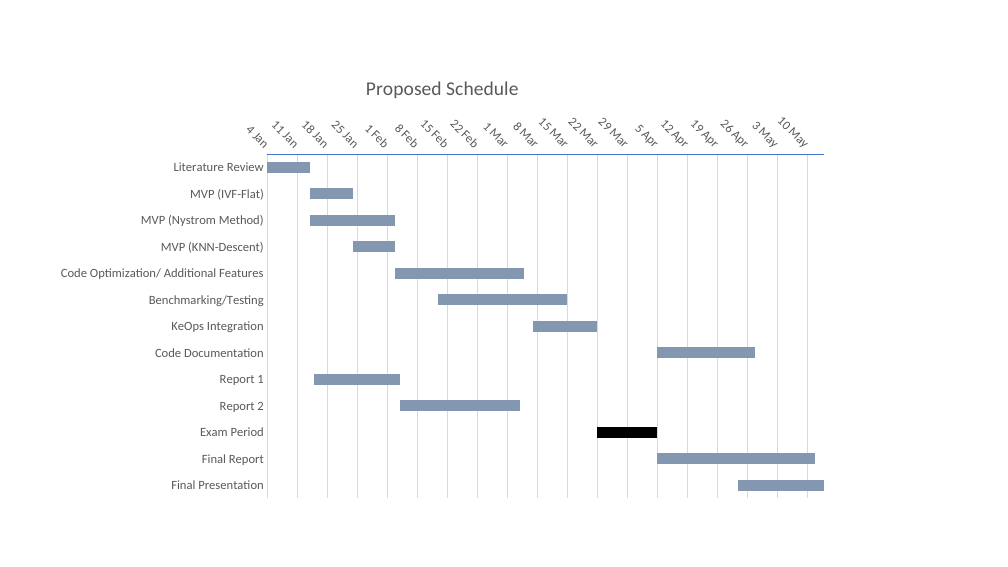
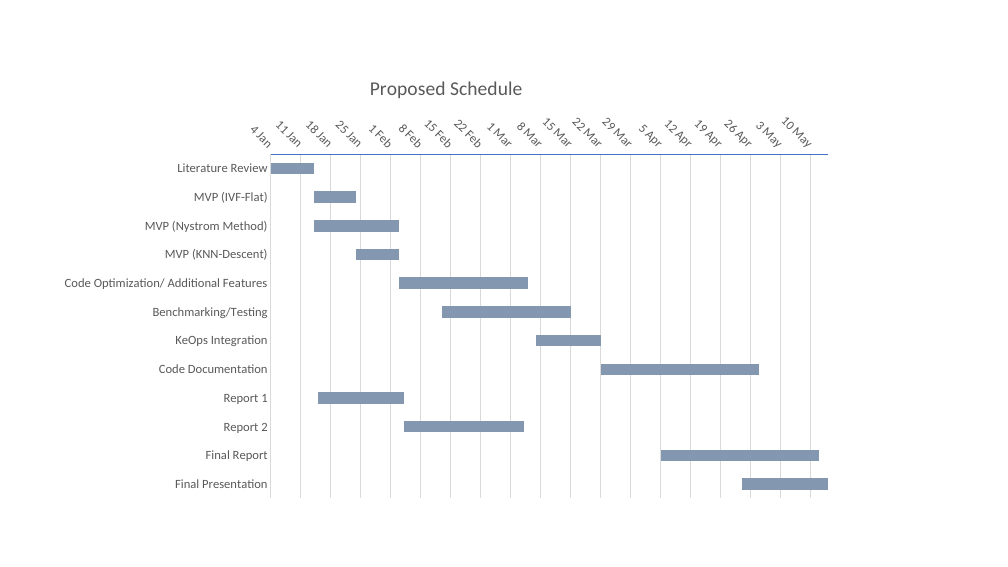
Before and after one commit to huddyyeo/keops_project, a slide deck: slide 1 of Report 1/Schedule.pptx. Drawn at 1008x567 pixels with LibreOffice and Linux fonts; fonts in the diff are those of the drawing. Boxes give left, top, right and bottom in pixels: in the first picture for what was removed or moved away, otherwise in the second. Text is boxed around its words. In the diff, an @@ line names an element or a change of style, - is before the commit and + after.

```diff
--- a/Report 1/Schedule.pptx
+++ b/Report 1/Schedule.pptx
@@ bar stacked chart at (x1=49, y1=60, x2=845, y2=508) @@
-categories: Literature Review, MVP (IVF-Flat), MVP (Nystrom Method), MVP (KNN-Descent), Code Optimization/ Additional Features, Benchmarking/Testing, KeOps Integration, Code Documentation, Report 1, Report 2, Exam Period, Final Report, Final Presentation
+categories: Literature Review, MVP (IVF-Flat), MVP (Nystrom Method), MVP (KNN-Descent), Code Optimization/ Additional Features, Benchmarking/Testing, KeOps Integration, Code Documentation, Report 1, Report 2, Final Report, Final Presentation
-Series 1: 44200, 44210, 44210, 44220, 44230, 44240, 44262, 44291, 44211, 44231, 44277, 44291, 44310
+Series 1: 44200, 44210, 44210, 44220, 44230, 44240, 44262, 44277, 44211, 44231, 44291, 44310
-Series 2: 10, 10, 20, 10, 30, 30, 15, 23, 20, 28, 14, 37, 20
+Series 2: 10, 10, 20, 10, 30, 30, 15, 37, 20, 28, 37, 20
@@ bar stacked chart moved from (x1=45, y1=60, x2=840, y2=508) to (x1=49, y1=60, x2=845, y2=508) @@
```
